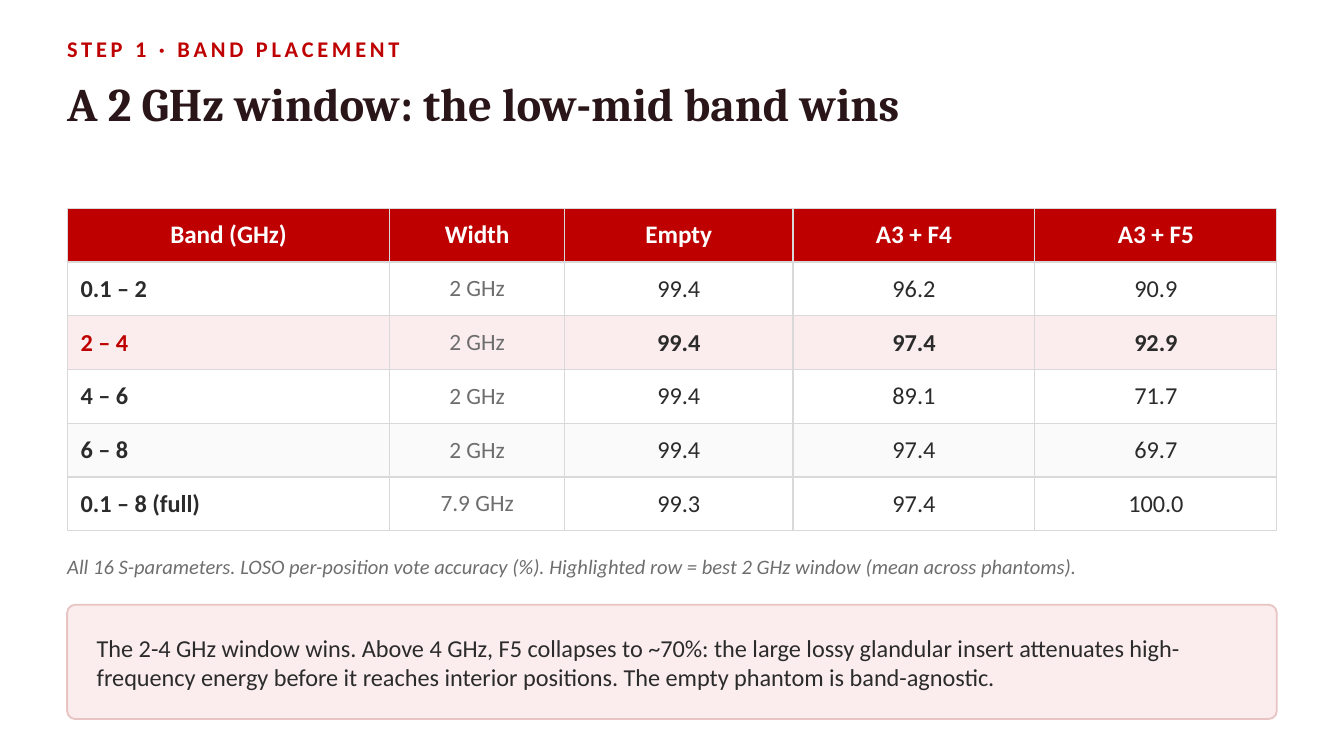
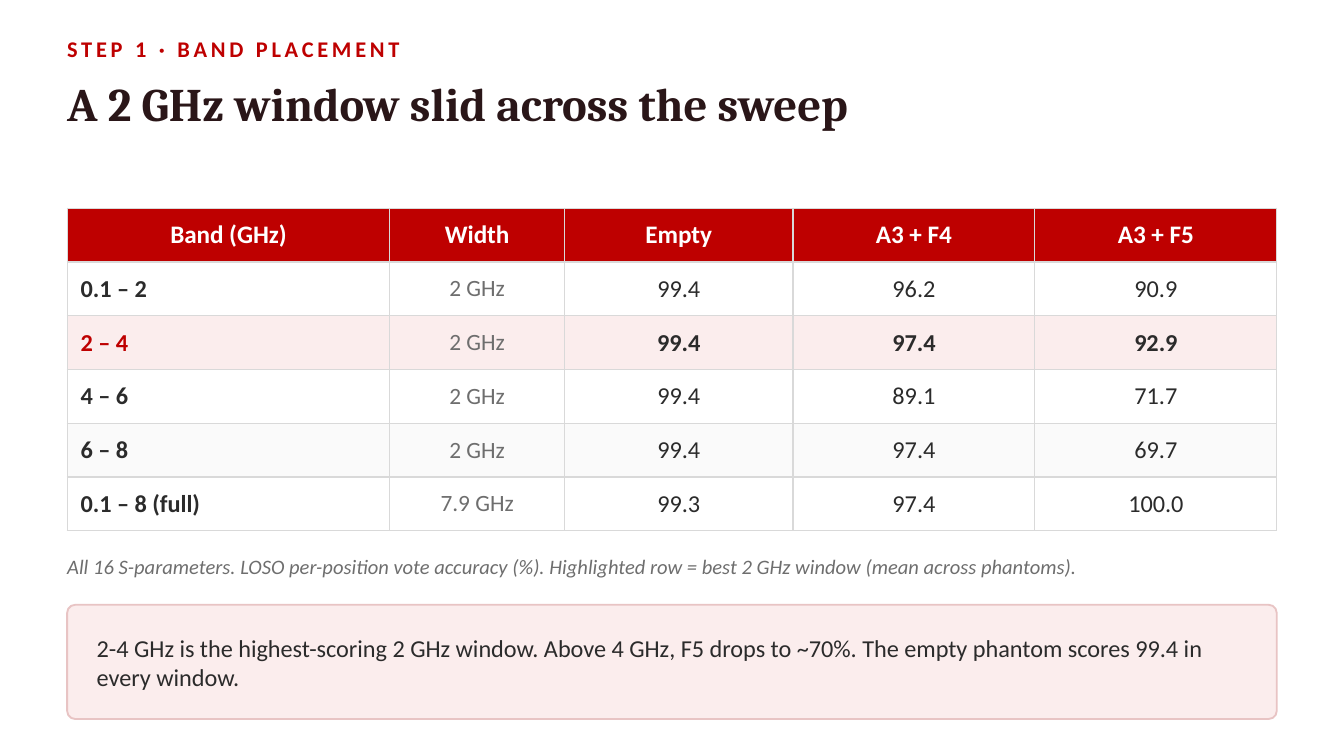
Before and after one commit to pmart1534/microwave-phantom-localization-cnn-mlp, a slide deck: slide 3 of presentation/Frequency_Reduction.pptx. Drawn at 1344x756 pixels with LibreOffice and Linux fonts; fonts in the diff are those of the drawing. Boxes give left, top, right and bottom in pixels: in the first picture for what was removed or moved away, otherwise in the second. Text is boxed around its words. In the diff, an @@ line names an element or a change of style, - is before the commit and + after.

```diff
--- a/presentation/Frequency_Reduction.pptx
+++ b/presentation/Frequency_Reduction.pptx
@@ text at (67,88,848,131): text changed @@
-A 2 GHz window: the low-mid band wins
+A 2 GHz window slid across the sweep
@@ text at (97,640,1202,690): text changed @@
-The 2-4 GHz window wins. Above 4 GHz, F5 collapses to ~70%: the large lossy glandular insert attenuates high-frequency energy before it reaches interior positions. The empty phantom is band-agnostic.
+2-4 GHz is the highest-scoring 2 GHz window. Above 4 GHz, F5 drops to ~70%. The empty phantom scores 99.4 in every window.
```
Also in this commit, not shown: 11 other slides changed, 3 other files.
